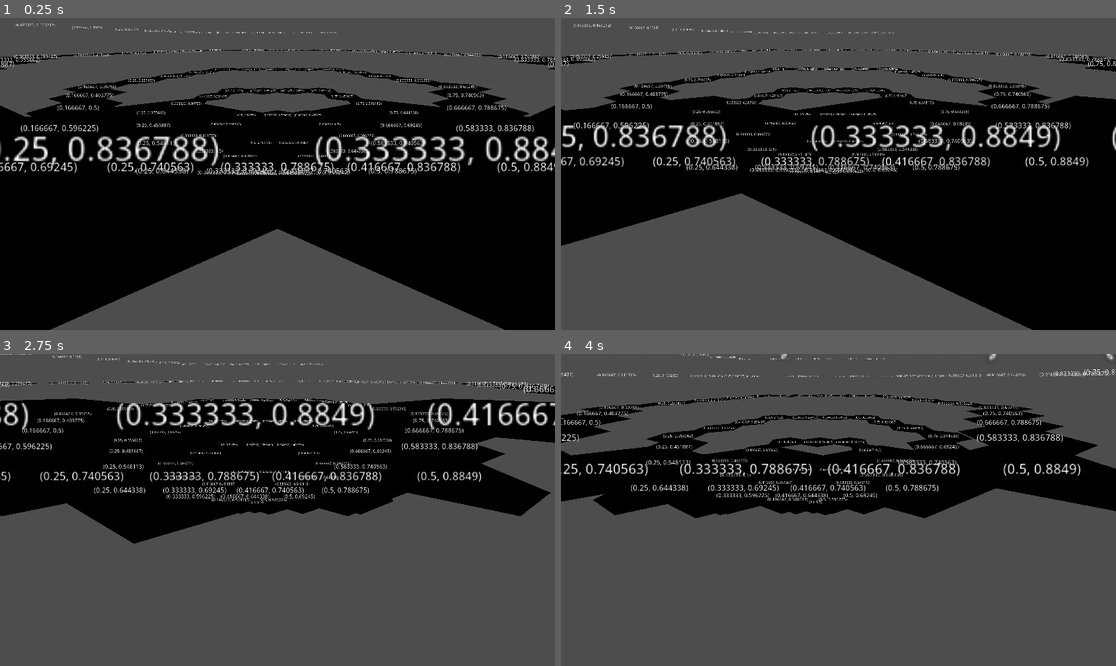
Above: before the commit, frames 1-4 (two rows, left to right).
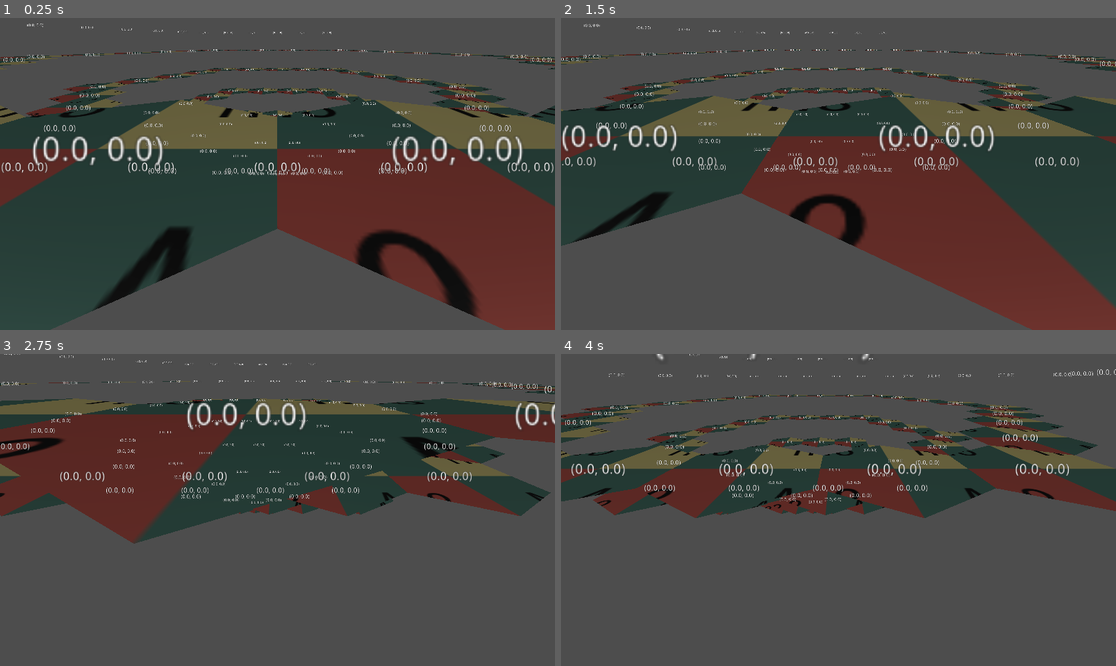
Above: after the commit, the same moments.

Repository: Deathlymad/basin_game
Game: Godot game, scene res://scenes/MainScene/MainScene.tscn
Two runs of this game, one before a commit and one after it. Both use one fixed random seed, a clock stepped at 60 frames per second and the inputs below.
Inputs (mouse positions are in pixels of both pictures, inside the frame that each line leads up to):
- Up to frame 1 (0.25 s): no input
- Up to frame 2 (1.5 s): tap Enter at 0.5 s; move the mouse to (960, 158) at 0.52 s; hold D (right) 0.53-1.28 s; hold Middle mouse button (Middle_Click) 0.53-1.28 s; tap Space at 1.25 s; move the mouse to (727, 189) at 1.27 s; hold Down (backward) from 1.28 s (still down); right-click (727, 189) at 1.35 s
- Up to frame 3 (2.75 s): move the mouse to (333, 441) at 2.02 s; release Down (backward) at 2.03 s; hold D (right) from 2.03 s (still down); hold Mouse wheel up (ZoomIn) from 2.03 s (still down)
- Up to frame 4 (4 s): move the mouse to (810, 572) at 2.77 s; release D (right) at 2.78 s; release Mouse wheel up (ZoomIn) at 2.78 s; hold Shift (SpeedUp) 2.78-3.53 s; tap Mouse wheel down (ZoomOut) at 2.85 s; tap Enter at 3.5 s; move the mouse to (1005, 556) at 3.52 s; hold A (left) from 3.53 s (still down); hold Middle mouse button (Middle_Click) from 3.53 s (still down)

The runs differ from the first frame. In frame 1, 58% of the frame differs, in the area x 0-100%, y 1-100%; in frame 2, 51%; in frame 3, 34%; in frame 4, 23%.

Commit message:
trying to get uvs lol

Diff:
--- a/scenes/HexScene/HexScene.tscn
+++ b/scenes/HexScene/HexScene.tscn
@@ -1,9 +1,6 @@
-[gd_scene load_steps=5 format=3 uid="uid://bc4do07yh1qyr"]
+[gd_scene load_steps=3 format=3 uid="uid://bc4do07yh1qyr"]
 
 [ext_resource type="Script" uid="uid://b45a1peeg7pvi" path="res://scenes/HexScene/hexagon.gd" id="1_2c856"]
-[ext_resource type="Script" uid="uid://mwuvurrf0e1q" path="res://scenes/HexScene/hexagon_renderer.gd" id="2_h4lnt"]
-
-[sub_resource type="ArrayMesh" id="ArrayMesh_j0u8r"]
 
 [sub_resource type="ViewportTexture" id="ViewportTexture_2c856"]
 viewport_path = NodePath("CanvasLayer")
@@ -26,10 +23,6 @@
 horizontal_alignment = 1
 vertical_alignment = 1
 
-[node name="MeshInstance3D" type="MeshInstance3D" parent="."]
-mesh = SubResource("ArrayMesh_j0u8r")
-script = ExtResource("2_h4lnt")
-
 [node name="Sprite3D" type="Sprite3D" parent="."]
 billboard = 1
 double_sided = false
--- a/scenes/HexScene/hexagon.gd
+++ b/scenes/HexScene/hexagon.gd
@@ -4,17 +4,21 @@
 
 var hex_position : HexHelper.HexCoordinate
 
-
+var HexRenderer = preload("res://scenes/HexScene/hexagon_renderer.gd")
 
 func _ready():
 	var reconstructed = HexHelper.HexCoordinate.from_carthesian(hex_position.to_carthesian())
 	#reconstructed.round_coord()
 	#print(hex_position.to_string(), reconstructed.to_string())
 
+
+	var mesh_instance = MeshInstance3D.new()
+	mesh_instance.mesh = ArrayMesh.new()  # force a new mesh
+	mesh_instance.set_script(HexRenderer)  # attach your renderer script
+	add_child(mesh_instance)
+
 	#$CanvasLayer/Label.text = hex_position.to_string()
-	var uv =  $MeshInstance3D.uv_offset
-	print(uv)
-	$CanvasLayer/Label.text = str(uv)
+	$CanvasLayer/Label.text = str(mesh_instance.uv_offset)
 
 	#pos update
 	global_position = hex_position.to_carthesian() + Vector3.UP * height
--- a/scenes/HexScene/hexagon_renderer.gd
+++ b/scenes/HexScene/hexagon_renderer.gd
@@ -2,43 +2,60 @@
 
 var normalizedUV : Vector2
 var uv_offset = Vector2.ZERO
+var grid_radius
 
 func _ready():
 
 	_calculate_uv()
-	var res = _update_mesh(Vector3.ZERO, 0, Vector2())
-	apply_update_to_mesh(res[0], res[1])
+	var res = _update_mesh()
+	apply_update_to_mesh(res[0], res[1], res[2])
+
+	var mat := StandardMaterial3D.new()
+	mat.albedo_texture = preload("res://assets/textures/checkermap.png")
+	mesh.surface_set_material(0, mat)
 
 
 func _calculate_uv():
 	var hex_pos = get_parent().hex_position
-	var grid_radius = get_parent().get_parent().radius
+	grid_radius = get_parent().get_parent().radius
 
 	var x = hex_pos.pos.x
-	var y = hex_pos.pos.y
 	var z = hex_pos.pos.z
 
-	var u = (3.0/2.0 * x + 3.0/2.0 * y + 0.0 * z) / (3.0 * grid_radius)
-	var v = (sqrt(3)/2.0 * x - sqrt(3)/2.0 * y + sqrt(3) * z) / (3.0 * grid_radius)
+	var MAX_ARRAY : Array[Vector3]
 
-	uv_offset = Vector2(u + 0.5, v + 0.5)
+	MAX_ARRAY.append(HexHelper.HexCoordinate.new(0,0,grid_radius).to_carthesian())
+	MAX_ARRAY.append(HexHelper.HexCoordinate.new(grid_radius,0,0).to_carthesian())
+	MAX_ARRAY.append(HexHelper.HexCoordinate.new(0,0,-grid_radius).to_carthesian())
+	MAX_ARRAY.append(HexHelper.HexCoordinate.new(-grid_radius,0,0).to_carthesian())
+	MAX_ARRAY.append(HexHelper.HexCoordinate.new(0,grid_radius,0).to_carthesian())
+	MAX_ARRAY.append(HexHelper.HexCoordinate.new(0,-grid_radius,0).to_carthesian())
+
+	var min
+	var max
 
 
-func _update_mesh(coord_offset : Vector3 = Vector3.ZERO, idx_offset : int = 0, uv_offset: Vector2 = Vector2.ZERO):
+
+
+	print(uv_offset)
+
+
+func _update_mesh(coord_offset : Vector3 = Vector3.ZERO, idx_offset : int = 0):
 	var pts : Array[Vector3] = []
+
 
 	pts.append(Vector3.ZERO) #Center
 
-	pts.append(Vector3(  HexHelper.INNER_RADIUS, 0,  0.5 * HexHelper.OUTER_RADIUS))
+	pts.append(Vector3(  HexHelper.INNER_RADIUS, 0,  0.5 * HexHelper.OUTER_RADIUS), )
 	pts.append(Vector3(  HexHelper.INNER_RADIUS, 0, -0.5 * HexHelper.OUTER_RADIUS))
 	pts.append(Vector3(                       0, 0,       -HexHelper.OUTER_RADIUS))
 	pts.append(Vector3( -HexHelper.INNER_RADIUS, 0, -0.5 * HexHelper.OUTER_RADIUS))
 	pts.append(Vector3( -HexHelper.INNER_RADIUS, 0,  0.5 * HexHelper.OUTER_RADIUS))
 	pts.append(Vector3(                       0, 0,        HexHelper.OUTER_RADIUS))
 
-	var idx : Array[int] = []
 
 
+	var idx : Array[int] = []
 
 
 	for i in range(1, 7):
@@ -49,18 +66,31 @@
 			idx.append(1)
 		idx.append(i)
 
-	return [pts, idx]
 
-func apply_update_to_mesh(vertices, indices):
+	var uvs : Array[Vector2] = []
+	var grid_scale = 1.0 / float(grid_radius * 2)
+
+	for point in pts:
+		var local_norm_uv = Vector2(point.x, point.z) * grid_scale
+		var new_uv = local_norm_uv + uv_offset
+
+		uvs.append(new_uv)
+
+	return [pts, idx, uvs]
+
+func apply_update_to_mesh(vertices, indices, uvs):
 	var packed_coords : PackedVector3Array = PackedVector3Array()
 	packed_coords.append_array(vertices)
 	var packed_idx : PackedInt32Array = PackedInt32Array()
 	packed_idx.append_array(indices)
+	var packed_uvs : PackedVector2Array = PackedVector2Array()
+	packed_uvs.append_array(uvs)
 
 	var arrays = []
 	arrays.resize(Mesh.ARRAY_MAX)
 	arrays[Mesh.ARRAY_VERTEX] = packed_coords
 	arrays[Mesh.ARRAY_INDEX] = packed_idx
+	arrays[Mesh.ARRAY_TEX_UV] = packed_uvs
 
 	# Create the Mesh.
 	mesh.clear_surfaces()
--- a/scenes/MainScene/MainScene.tscn
+++ b/scenes/MainScene/MainScene.tscn
@@ -34,3 +34,6 @@
 [node name="Control" type="Label" parent="CanvasLayer"]
 offset_right = 40.0
 offset_bottom = 40.0
+
+[node name="DirectionalLight3D" type="DirectionalLight3D" parent="."]
+transform = Transform3D(1, 0, 0, 0, 0.0945601, 0.995519, 0, -0.995519, 0.0945601, 0, 0.996139, -2.1407)
Binary file added: assets/textures/checkermap.png
Not shown, added: assets/textures/checkermap.png.import
Binary file added: assets/textures/dirt.jpg
Not shown, added: assets/textures/dirt.jpg.import
